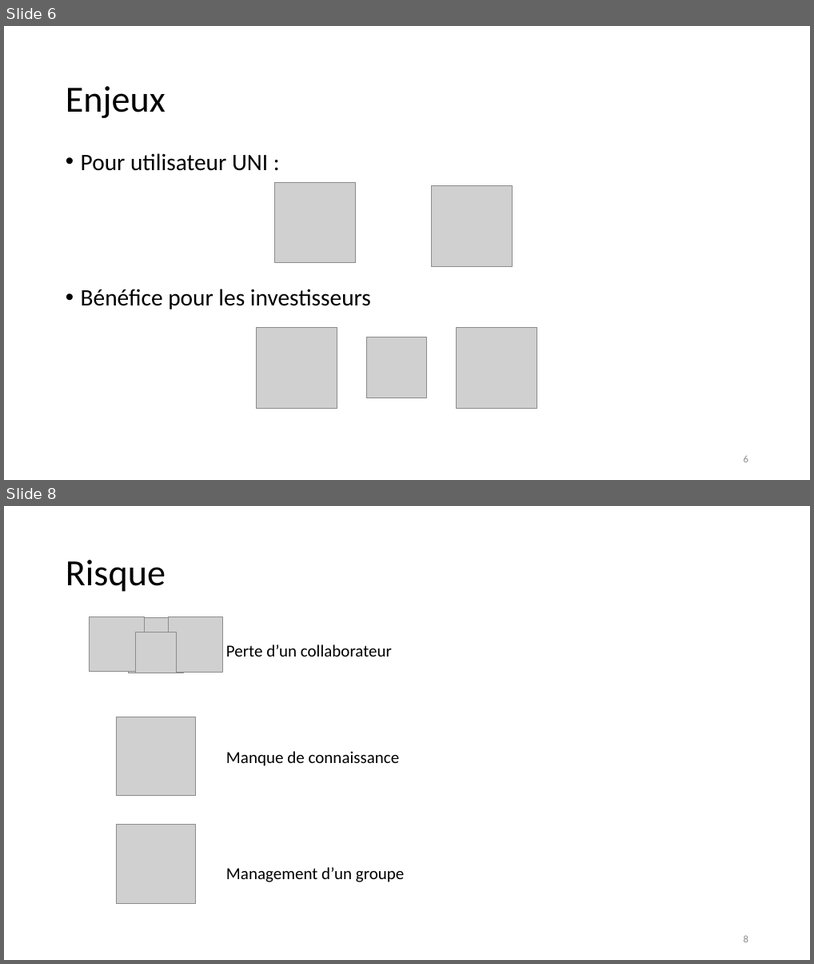
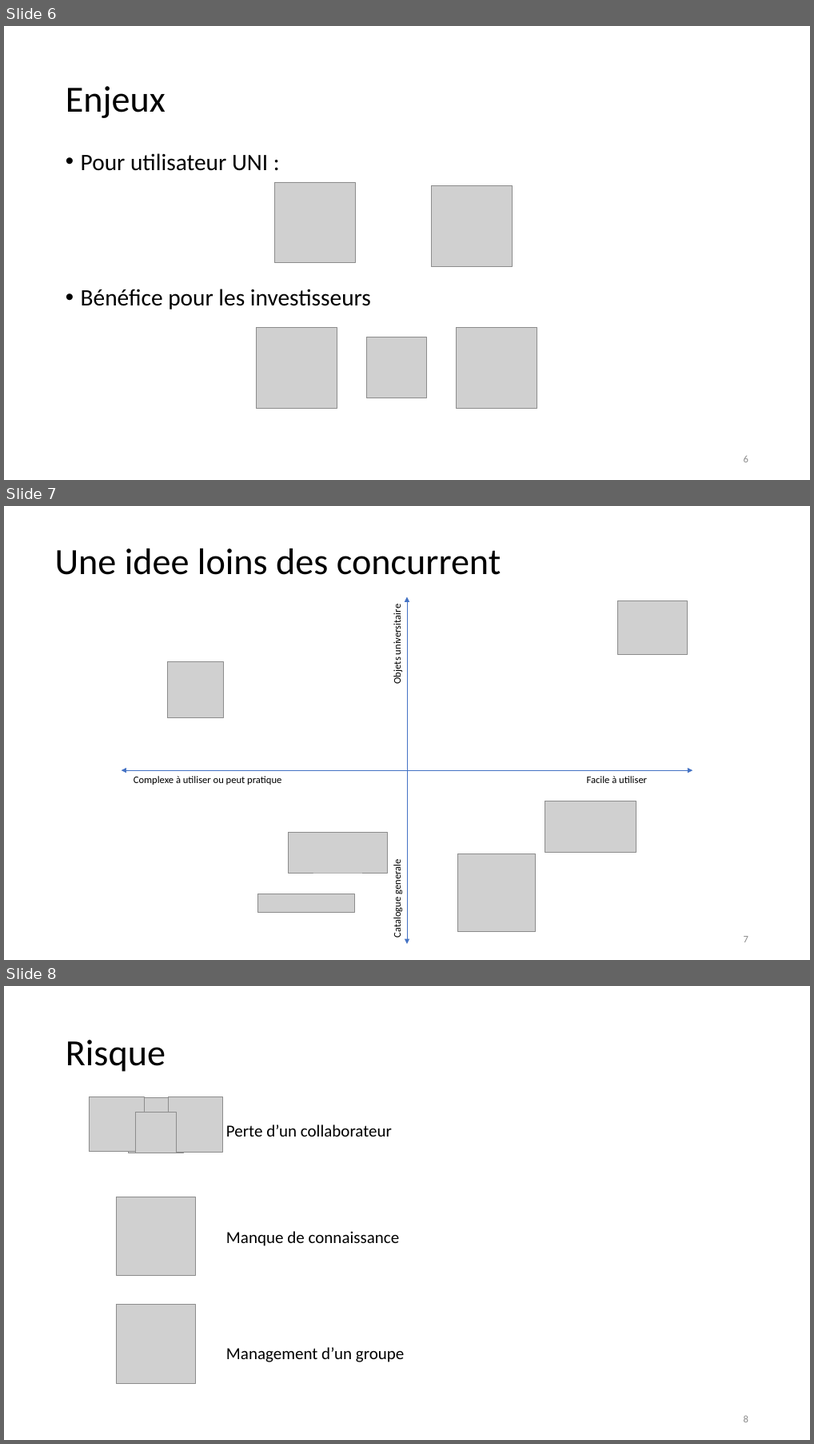
Before and after one commit to unige-pinfo-2019/PInfo1, a slide deck: Docs/UNIbay_DeskPitch.pptx. Shown one above the other, each under a label of ours: slides 6 and 8 before the commit, slides 6, 7 and 8 after it; the slides between them are not shown. The pictures are 814x964 and 814x1444 pixels, drawn with LibreOffice and Linux fonts; fonts in the diff are those of the drawing; grey boxes stand for pictures. Boxes give left, top, right and bottom in pixels: in the first picture for what was removed or moved away, otherwise in the second. Text is boxed around its words. In the diff, an @@ line names an element or a change of style, - is before the commit and + after.

```diff
--- a/Docs/UNIbay_DeskPitch.pptx
+++ b/Docs/UNIbay_DeskPitch.pptx
@@ slide 7 added at [4,506,810,960], background #FFFFFF @@
@@ text added at [55,548,501,575], 44 pt, text #000000 @@
+Une idee loins des concurrent
@@ double arrow added from (407, 596) to (407, 944), #4472C4 0.5 pt @@
@@ picture added at [618,601,687,654] @@
@@ text added at [391,609,403,683], 12 pt, text #000000 @@
+Objets universitaire
@@ picture added at [167,662,223,718] @@
@@ double arrow added from (122, 770) to (693, 770), #4472C4 0.5 pt @@
@@ text added at [134,776,282,784], 12 pt, text #000000 @@
+Complexe à utiliser ou peut pratique
@@ text added at [587,776,647,783], 12 pt, text #000000 @@
+Facile à utiliser
@@ picture added at [546,800,636,852] @@
@@ picture added at [288,832,387,872] @@
@@ text added at [391,862,403,936], 12 pt, text #000000 @@
+Catalogue generale
@@ picture added at [458,854,536,932] @@
@@ picture added at [258,894,355,912] @@
@@ page number added at [744,936,749,942], 12 pt, text #8C8C8C @@
+7
```
Also in this commit, not shown: 6 slides changed, 1 other slide added, 2 slides removed.
